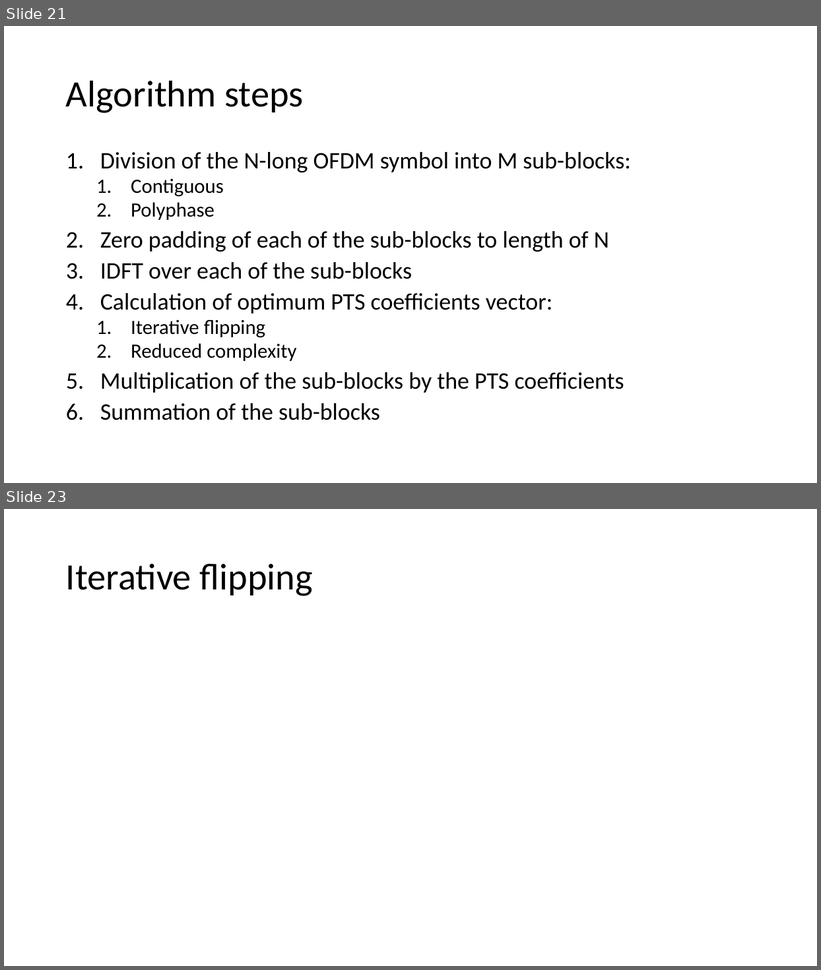
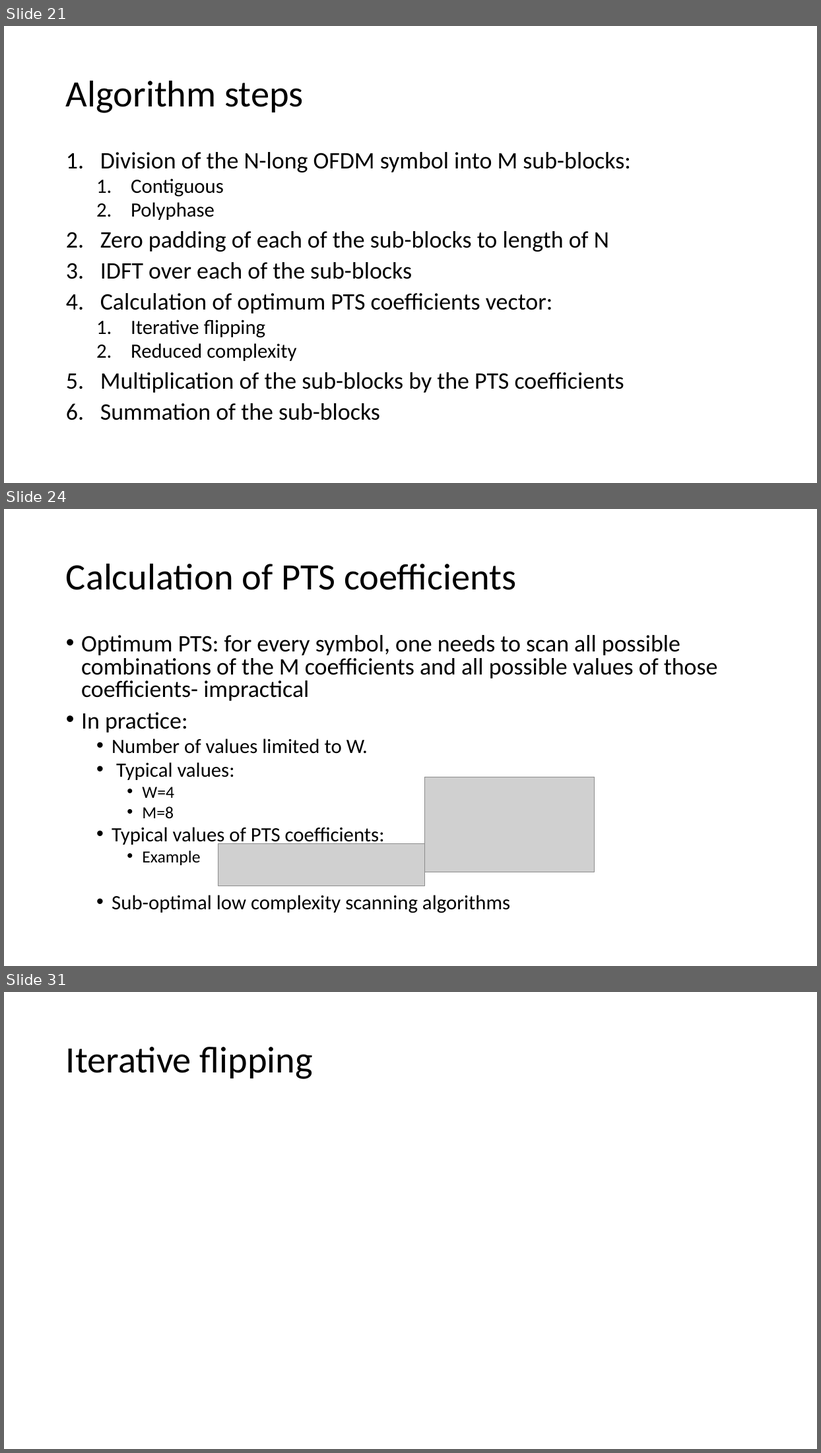
Before and after one commit to liorkissos/VLF-Simulations, a slide deck: PAPR Reduction- PTS.pptx. Shown one above the other, each under a label of ours: slides 21 and 23 before the commit, slides 21, 24 and 31 after it; the slides between them are not shown. The pictures are 821x970 and 821x1453 pixels, drawn with LibreOffice and Linux fonts; fonts in the diff are those of the drawing; grey boxes stand for pictures. Boxes give left, top, right and bottom in pixels: in the first picture for what was removed or moved away, otherwise in the second. Text is boxed around its words. In the diff, an @@ line names an element or a change of style, - is before the commit and + after.

```diff
--- a/PAPR Reduction- PTS.pptx
+++ b/PAPR Reduction- PTS.pptx
@@ slide 24 added at (4,509,817,966), background #FFFFFF @@
@@ title added at (66,563,516,590), 44 pt, text #000000 @@
+Calculation of PTS coefficients
@@ text added at (81,635,718,914), 28 pt, text #000000 @@
+• Optimum PTS: for every symbol, one needs to scan all possible combinations of the M coefficients and all possible values of those coefficients- impractical
+• In practice:
+  • Number of values limited to W.
+  • Typical values:
+    • W=4
+    • M=8
+  • Typical values of PTS coefficients:
+    • Example
+  • Sub-optimal low complexity scanning algorithms
@@ picture added at (425,778,595,873) @@
@@ picture added at (218,844,425,886) @@
@@ what was slide 23 is now slide 31 @@
```
Also in this commit, not shown: 2 slides changed, 7 other slides added, 10 other files.
